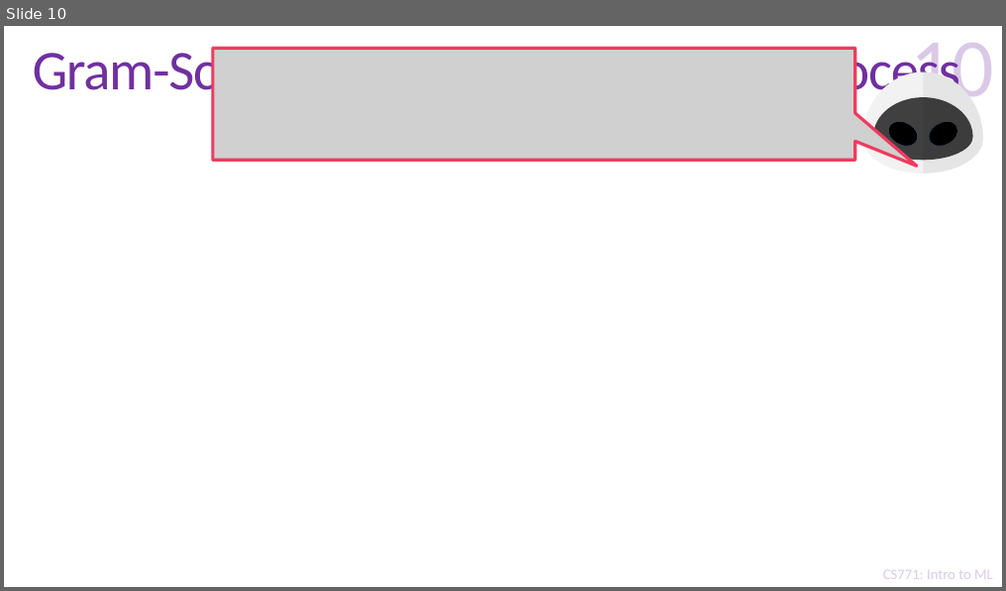
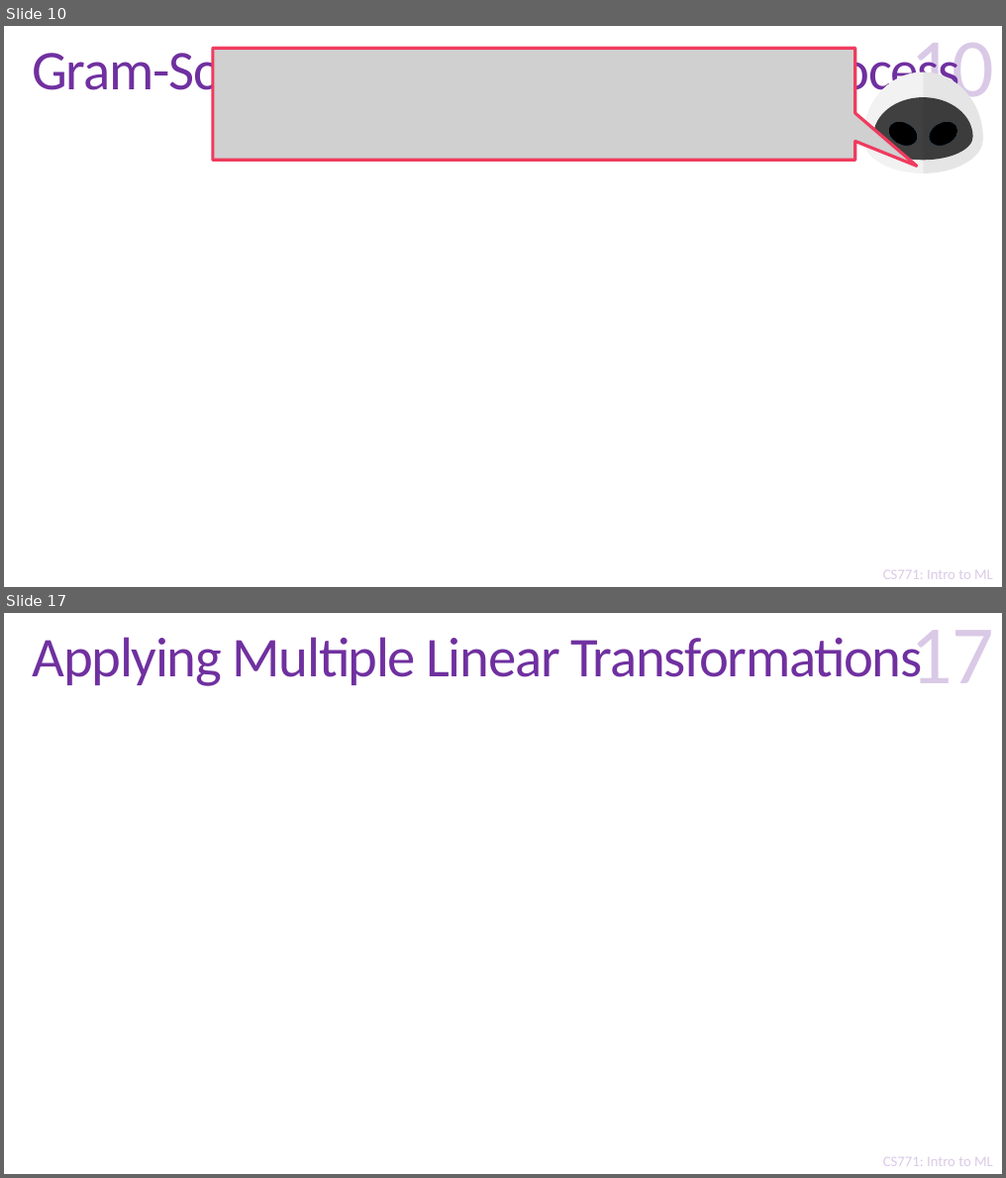
Before and after one commit to purushottamkar/ml19-20w, a slide deck: lecture_slides/16_Linear Algebra Refresher.pptx. Shown one above the other, each under a label of ours: slide 10 before the commit, slides 10 and 17 after it; the slides between them are not shown. The pictures are 1006x591 and 1006x1178 pixels, drawn with LibreOffice and Linux fonts; fonts in the diff are those of the drawing; grey boxes stand for pictures; background and template pictures are left out. Boxes give left, top, right and bottom in pixels: in the first picture for what was removed or moved away, otherwise in the second. Text is boxed around its words. In the diff, an @@ line names an element or a change of style, - is before the commit and + after.

```diff
--- a/lecture_slides/16_Linear Algebra Refresher.pptx
+++ b/lecture_slides/16_Linear Algebra Refresher.pptx
@@ slide 17 added at (x1=4, y1=613, x2=1002, y2=1174), background #FFFFFF; not listed: 2 template elements that a slide beside it also shows @@
@@ title added at (x1=33, y1=637, x2=922, y2=686), 54 pt, text #7030A0 @@
+Applying Multiple Linear Transformations
@@ page number added at (x1=910, y1=630, x2=994, y2=683), 80 pt, text #7030A0 at 25% opacity @@
+17
```
Also in this commit, not shown: 17 other slides added.
